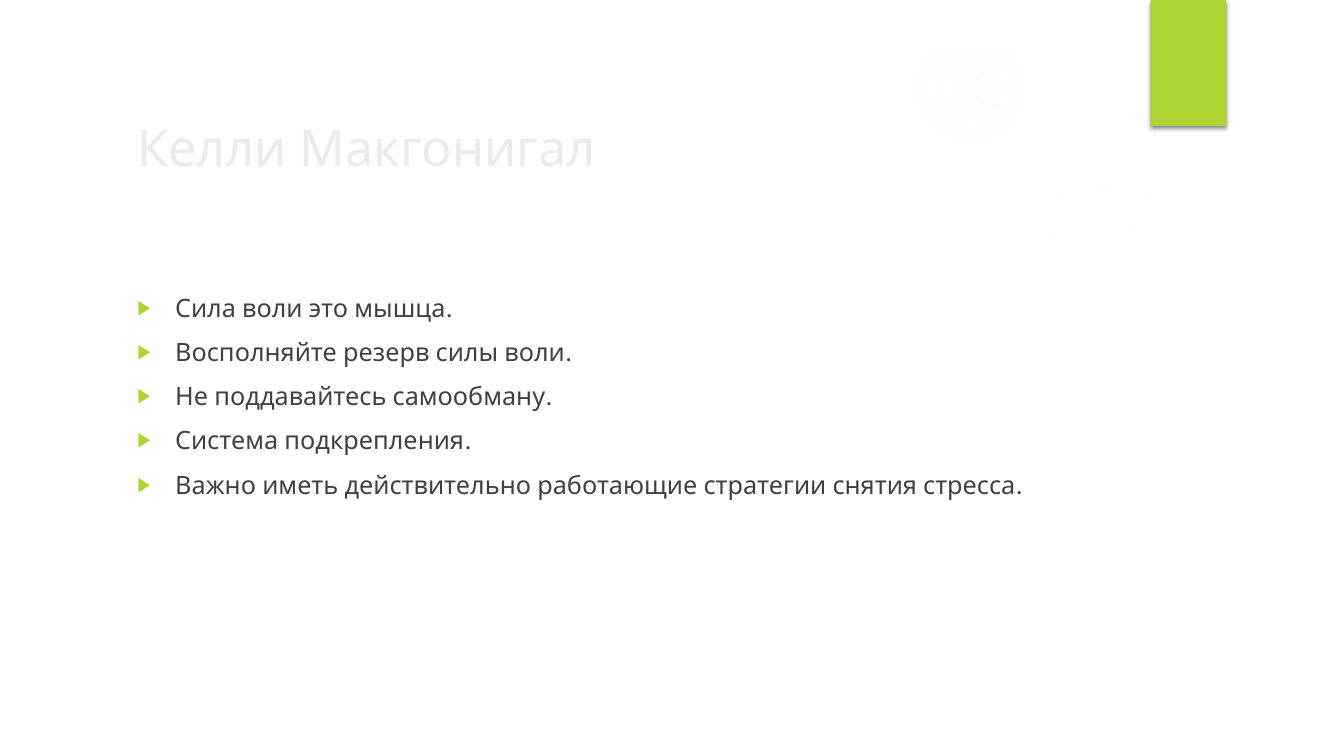
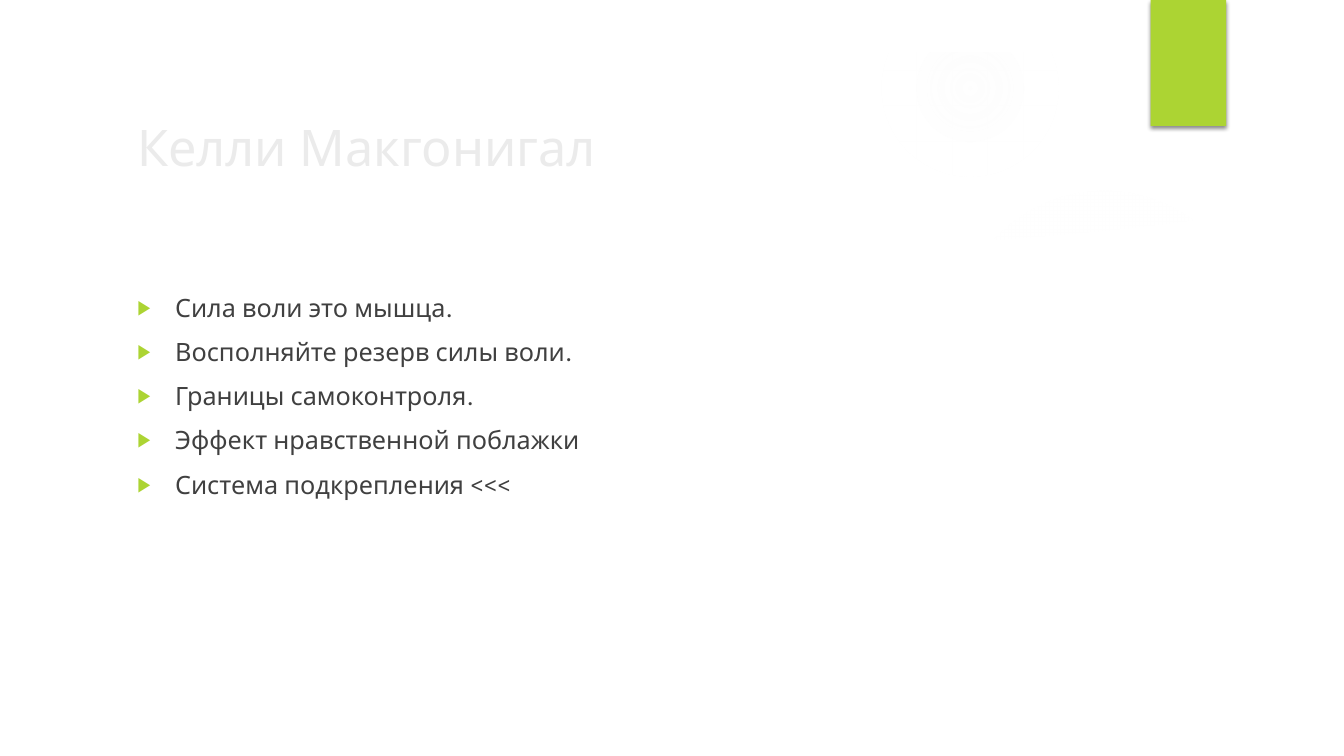
Before and after one commit to VladimirMakarevich/presentations, a slide deck: slide 28 of softskills/willpower/willpower.pptx (slide 27 before the commit). Drawn at 1344x756 pixels with LibreOffice and Linux fonts; fonts in the diff are those of the drawing; background and template pictures are left out. Boxes give left, top, right and bottom in pixels: in the first picture for what was removed or moved away, otherwise in the second. Text is boxed around its words. In the diff, an @@ line names an element or a change of style, - is before the commit and + after.

```diff
--- a/softskills/willpower/willpower.pptx
+++ b/softskills/willpower/willpower.pptx
@@ text at <box>175,387,579,500</box>: text changed @@
-▶ Не поддавайтесь самообману.
-▶ Система подкрепления.
-▶ Важно иметь действительно работающие стратегии снятия стресса.
+▶ Границы самоконтроля.
+▶ Эффект нравственной поблажки
+▶ Система подкрепления <<<
```
Also in this commit, not shown: 8 other slides changed, 10 slides added, 8 slides removed.
